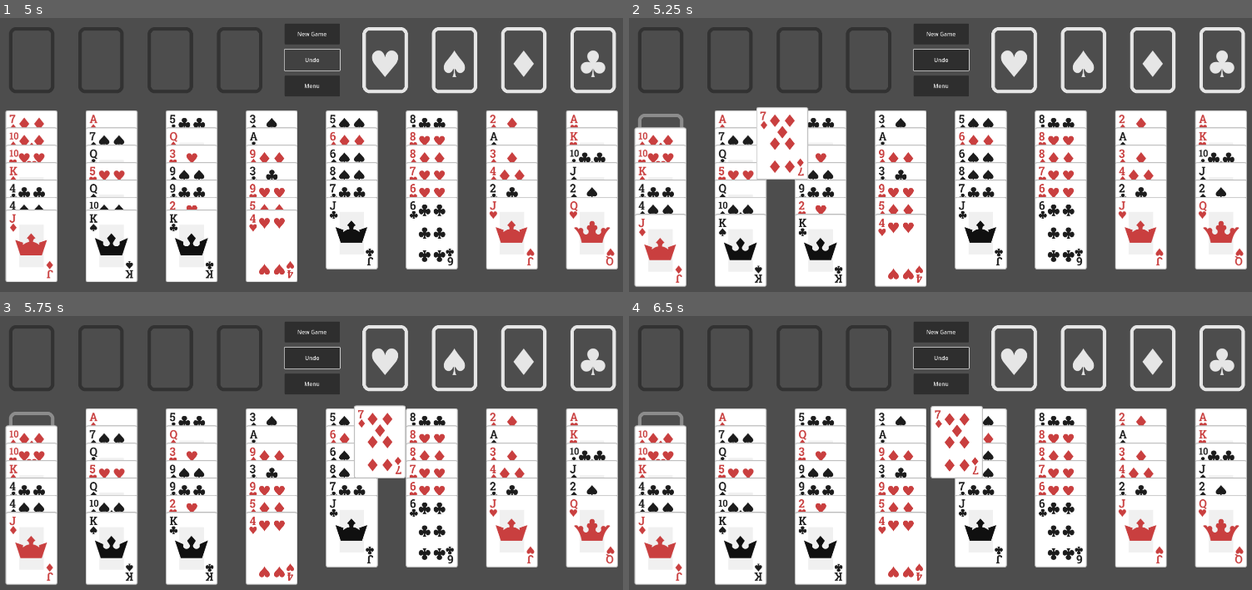
Above: before the commit, frames 1-4 (two rows, left to right).
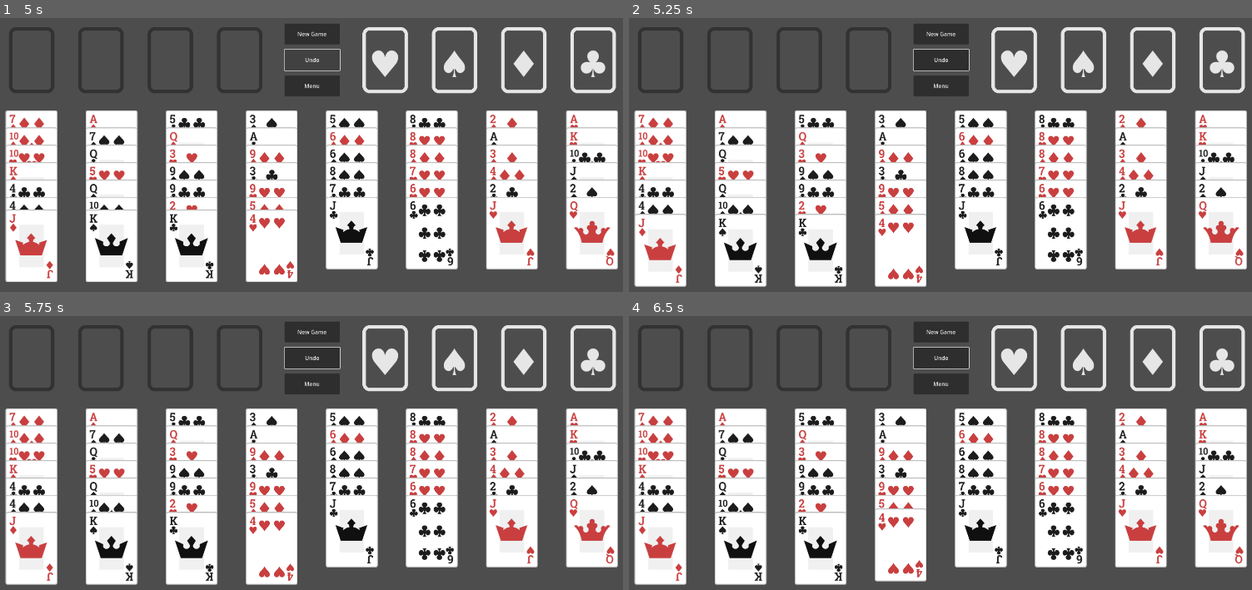
Above: after the commit, the same moments.

Repository: emabrey/card-framework
Game: Godot game, scene res://freecell/scenes/main_game/freecell_game.tscn
Same seed, same stepped clock (60 frames per second), same inputs: the game is played once before the commit and once after it. The project has no main scene, so this scene is started directly.
Inputs (mouse positions are in pixels of both pictures, inside the frame that each line leads up to):
- Up to frame 1 (5 s): click "New Game" at 0.5 s; click "New Game" at 1.25 s; click "Undo" at 2 s; click "Undo" at 2.75 s; click "New Game" at 3.5 s; click "Undo" at 4.25 s
- Up to frame 2 (5.25 s): drag from (635, 111) to (996, 111) at 5.02 s
- Up to frame 3 (5.75 s): no input
- Up to frame 4 (6.5 s): drag from (635, 425) to (896, 565) at 5.77 s

Frame 1 is identical in both runs. In frame 2, 2.1% of the frame differs, in the area x 0-29%, y 32-59%; in frame 3, 2.2%; in frame 4, 2.7%, in the area x 0-57%, y 32-99%.

Commit message:
fix: ensure cards can be interacted with after initializing tableaus

Diff:
--- a/freecell/scenes/main_game/freecell_game.gd
+++ b/freecell/scenes/main_game/freecell_game.gd
@@ -62,6 +62,7 @@
 
 	for tableau in tableaus:
 		tableau.is_initializing = false
+		_update_cards_can_be_interactwith(tableau)
 
 
 func _on_card_dropped(_card: Card, _target_drop_zone: DropZone) -> void:
